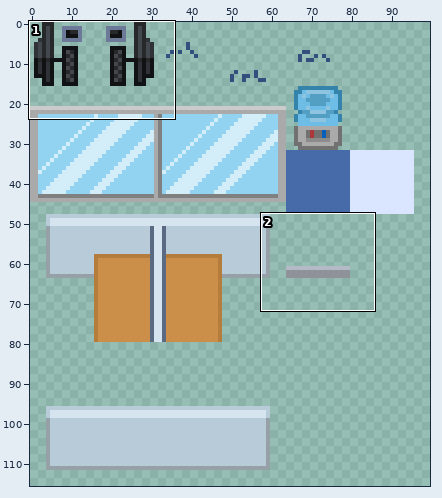
Sprite sheet: Assets/tilemap.png. The first picture is a wide view before the edit; the outline marks the close-up.
Close-up. Old version:
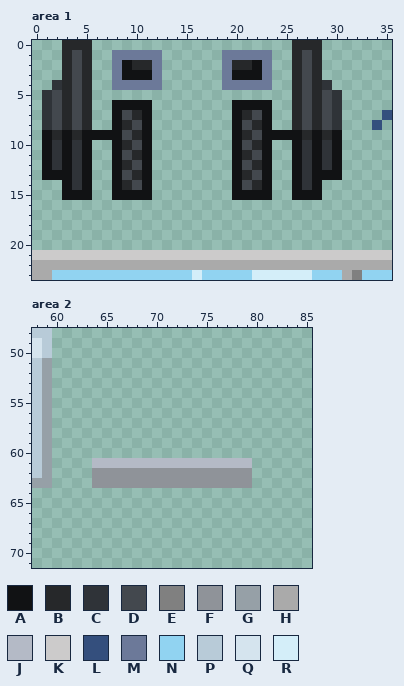
The file is 320x180 pixels. Colours within 5 levels of each other are drawn and written as one. Shown: area 1: x 0..35, y 0..23; area 2: x 58..85, y 48..71. The wide view leaves out empty margins.
Palette (. is transparent): A #111214  B #26282a  C #2f3338  D #43484e  E #808080  F #8f9399  G #96a0a7  H #aaaaaa  J #b4bac6  K #cccbcb  L #344f7d  M #6c7999  N #91d3f1  P #b8cbd8  Q #d5e4ee  R #d4eef9
Pixels before, area 1, first column x 0:
 0 ...BBB....................BBB.......
 1 ...BDB..MMMMM......MMMMM..BDB.......
 2 ...BDB..MABBM......MBBAM..BDB.......
 3 ...BDB..MAAAM......MAAAM..BDB.......
 4 ..CBDB..MMMMM......MMMMM..BDBC......
 5 .CDBDB....................BDBDC.....
 6 .CDBDB..AAAA........AAAA..BDBDC.....
 7 .CDBDB..ADBA........ABDA..BDBDC....L
 8 .CDBDB..ABDA........ADBA..BDBDC...L.
 9 .ABABAAAADBA........ABDAAAABABA.....
10 .ACACA..ABDA........ADBA..ACACA.....
11 .ACACA..ADBA........ABDA..ACACA.....
12 .ACACA..ABDA........ADBA..ACACA.....
13 .AAACA..ADBA........ABDA..ACAAA.....
14 ...ACA..ABDA........ADBA..ACA.......
15 ...AAA..AAAA........AAAA..AAA.......
16 ....................................
17 ....................................
18 ....................................
19 ....................................
20 ....................................
21 KKKKKKKKKKKKKKKKKKKKKKKKKKKKKKKKKKKK
22 HHHHHHHHHHHHHHHHHHHHHHHHHHHHHHHHHHHH
23 HHNNNNNNNNNNNNNNRNNNNNRRRRRRNNNHENNN
Pixels before, area 2, first column x 58:
48 PP....................
49 QP....................
50 QP....................
51 PG....................
52 PG....................
53 PG....................
54 PG....................
55 PG....................
56 PG....................
57 PG....................
58 PG....................
59 PG....................
60 PG....................
61 PG....JJJJJJJJJJJJJJJJ
62 PG....FFFFFFFFFFFFFFFF
63 GG....FFFFFFFFFFFFFFFF
And afterwards:
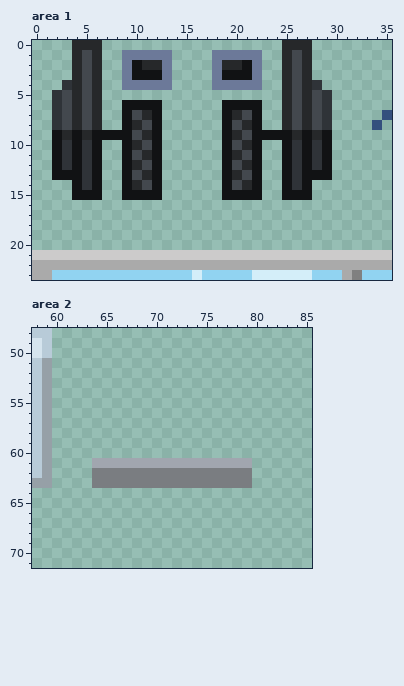
The edit:
Colour F changes from #8f9399 to #7a7d81.
Colour J changes from #b4bac6 to #a1a6af.
Area 1:
There is now colour A in rows 6 to 9 at x 12 and 19; in rows 10 to 15 at x 6, 12, 19 and 25.
The edit turns colour B into colour A in row 2 at x 10 and 21; in row 8 at x 9 and 22; in row 9 at x 2, 4, 27 and 29; in row 10 at x 9 and 22; in row 12 at x 9 and 22; in row 14 at x 9 and 22.
The edit turns colour C into colour A in rows 10 to 12 at x 2, 4, 27 and 29; in rows 13 to 14 at x 4 and 27.
The edit turns colour D into colour A in row 7 at x 9 and 22; in row 9 at x 9 and 22; in row 11 at x 9 and 22; in row 13 at x 9 and 22.
The edit turns colour M into colour A in row 3 at x 12 and 19.
There is now colour B in rows 0 to 8 at x 6 and 25.
The edit turns colour A into colour B in row 7 at x 11 and 20; in row 9 at x 3, 5, 11, 20, 26 and 28; in row 11 at x 11 and 20; in row 13 at x 11 and 20.
The edit turns colour D into colour B in rows 1 to 7 at x 4 and 27; in row 8 at x 4, 10, 21 and 27; in row 10 at x 10 and 21; in row 12 at x 10 and 21; in row 14 at x 10 and 21.
The edit turns colour M into colour B in row 2 at x 12 and 19.
The edit turns colour A into colour C in rows 10 to 12 at x 3, 5, 26 and 28; in rows 13 to 14 at x 5 and 26.
The edit turns colour B into colour C in row 4 at x 3 and 28.
The edit turns colour D into colour C in rows 5 to 8 at x 2 and 29.
The edit turns colour A into colour D in row 8 at x 11 and 20; in row 10 at x 11 and 20; in row 12 at x 11 and 20; in row 14 at x 11 and 20.
The edit turns colour B into colour D in rows 1 to 4 at x 5 and 26; in rows 5 to 6 at x 3, 5, 26 and 28; in row 7 at x 3, 5, 10, 21, 26 and 28; in row 8 at x 3, 5, 26 and 28; in row 9 at x 10 and 21; in row 11 at x 10 and 21.
The edit turns colour B into colour D in row 13 at x 10 and 21.
There is now colour M in rows 1 to 4 at x 13 and 18.
The edit turns colour A into colour M in rows 2 to 3 at x 9 and 22.
The edit erases colour A in rows 6 to 8 at x 8 and 23; in row 9 at x 1 and 30; in rows 10 to 13 at x 1, 8, 23 and 30; in rows 14 to 15 at x 3, 8, 23 and 28.
The edit erases colour B in rows 0 to 3 at x 3 and 28.
The edit erases colour C in row 4 at x 2 and 29; in rows 5 to 8 at x 1 and 30.
The edit erases colour M in rows 1 to 4 at x 8 and 23.
